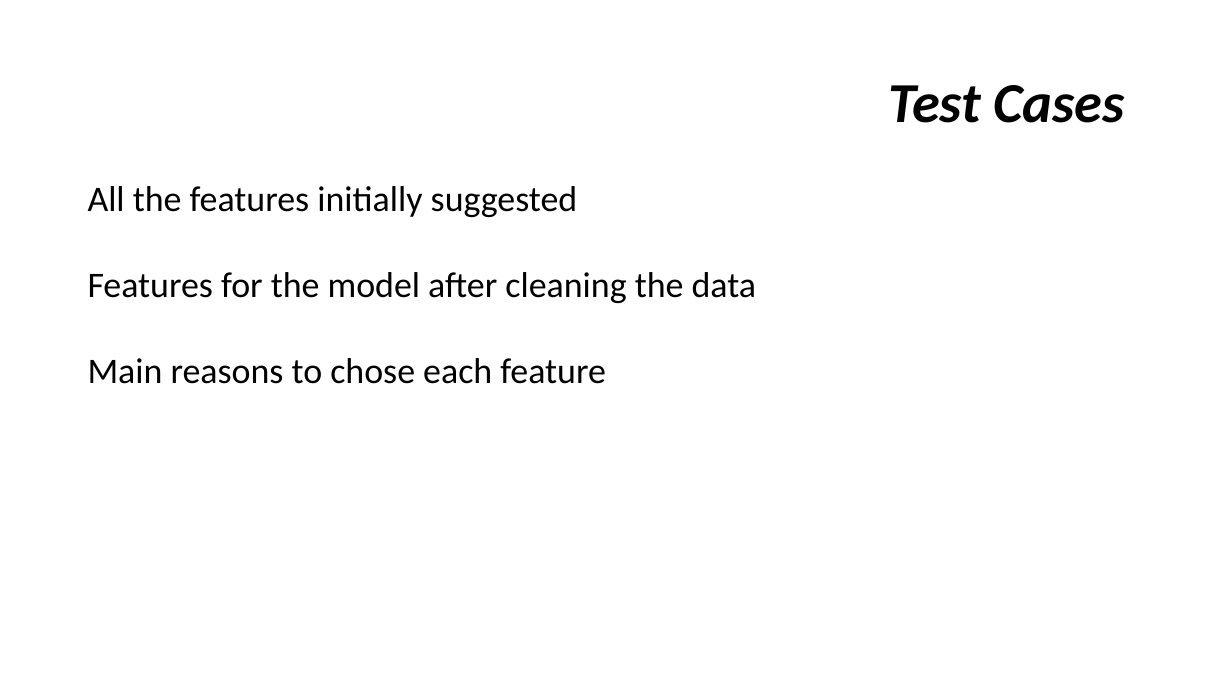
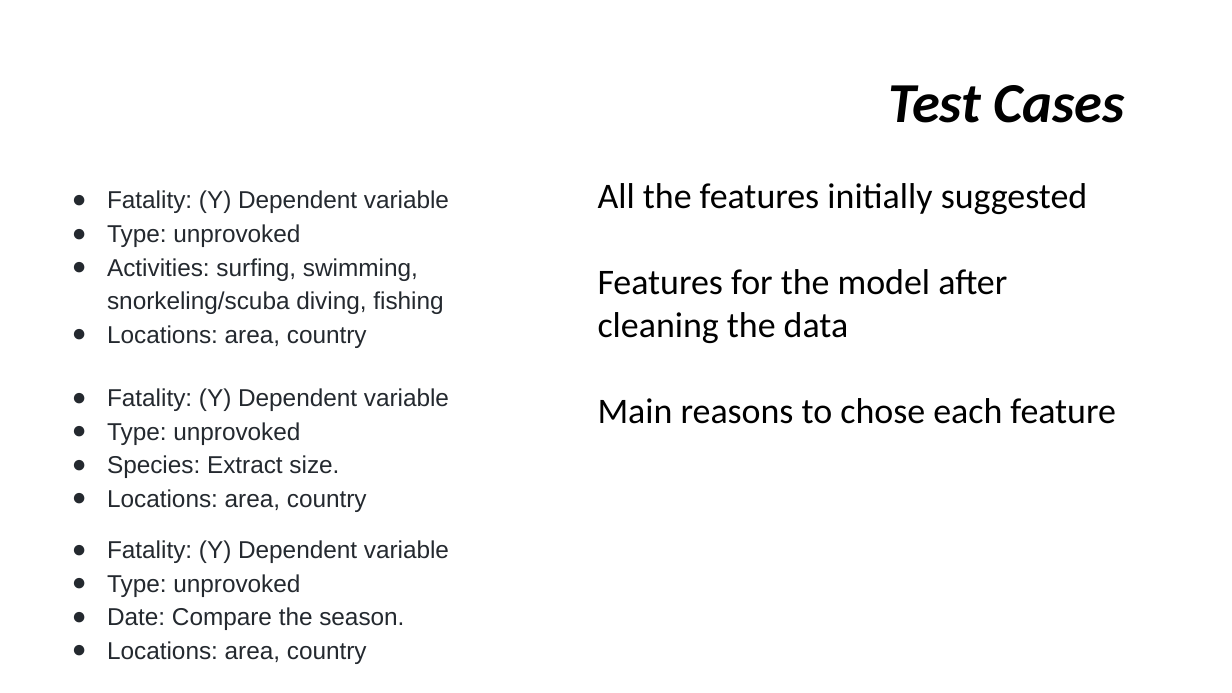
Before and after one commit to gcolareta/Shark_Attacks, a slide deck: slide 5 of Presentation/Shark attacks.pptx. Drawn at 1232x693 pixels with LibreOffice and Linux fonts; fonts in the diff are those of the drawing. Boxes give left, top, right and bottom in pixels: in the first picture for what was removed or moved away, otherwise in the second. Text is boxed around its words. In the diff, an @@ line names an element or a change of style, - is before the commit and + after.

```diff
--- a/Presentation/Shark attacks.pptx
+++ b/Presentation/Shark attacks.pptx
@@ text "All the features initially suggested" rewrapped from box(88, 186, 757, 384) to box(598, 183, 1088, 343) @@
@@ text added at box(107, 190, 449, 348), 19 pt, text #24292F @@
+● Fatality: (Y) Dependent variable
+● Type: unprovoked
+● Activities: surfing, swimming, snorkeling/scuba diving, fishing
+● Locations: area, country
@@ text added at box(107, 388, 449, 512), 19 pt, text #24292F @@
+● Fatality: (Y) Dependent variable
+● Type: unprovoked
+● Species: Extract size.
+● Locations: area, country
@@ text added at box(107, 540, 449, 664), 19 pt, text #24292F @@
+● Fatality: (Y) Dependent variable
+● Type: unprovoked
+● Date: Compare the season.
+● Locations: area, country
```
Also in this commit, not shown: 2 other slides changed.
